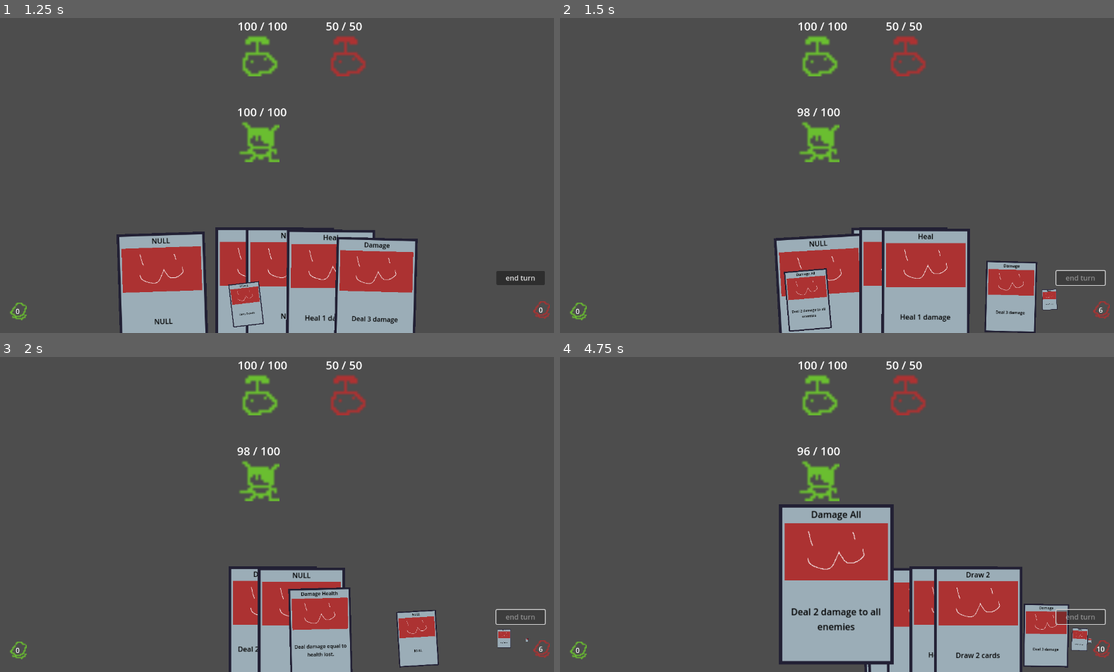
Above: before the commit, frames 1-4 (two rows, left to right).
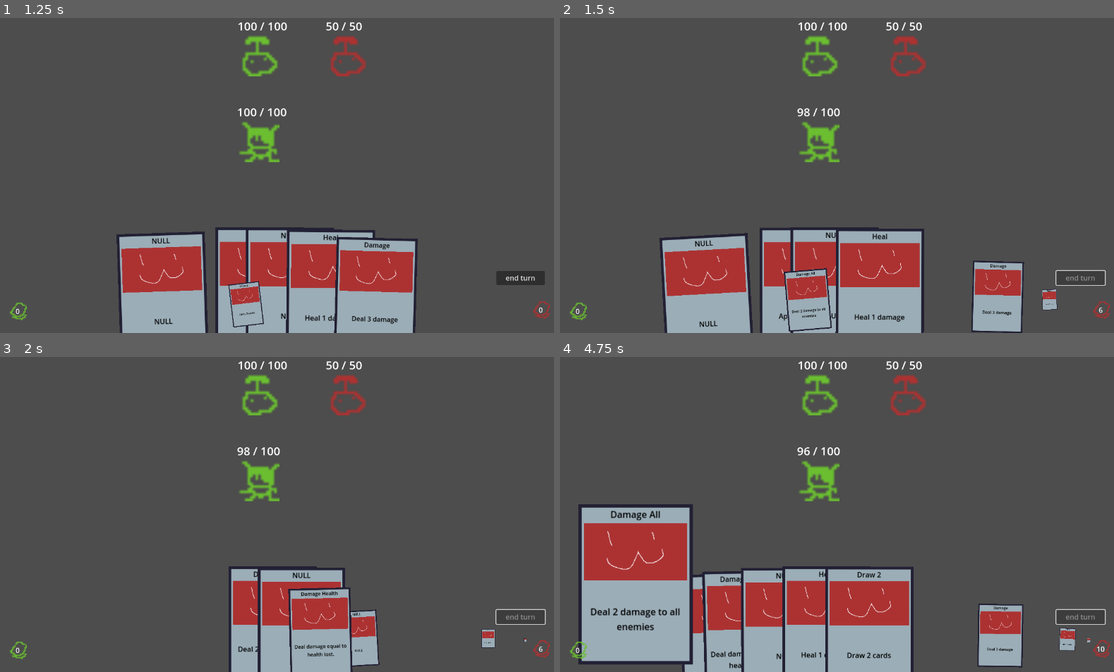
Above: after the commit, the same moments.

Repository: Saplings-Projects/1M_sub
Game: Godot game, scene res://#Scenes/TestingScene.tscn
The game is run twice, just before and just after one commit, with the same random seed, the same clock (stepped at 60 frames per second) and the same inputs.
Inputs (mouse positions are in pixels of both pictures, inside the frame that each line leads up to):
- Up to frame 1 (1.25 s): click (254, 288) at 0.52 s
- Up to frame 2 (1.5 s): click "end turn" at 1.25 s
- Up to frame 3 (2 s): no input
- Up to frame 4 (4.75 s): click "0" at 2 s; click "0" at 2.75 s; click (637, 649) at 3.52 s; click "end turn" at 4.25 s

Frame 1 is identical in both runs. In frame 2, 12% of the frame differs, in the area x 17-87%, y 66-100%; in frame 3, 2.4%; in frame 4, 32%, in the area x 3-97%, y 46-100%.

Commit message:
Naming cleanup. Fix weird movement with discarding state

Diff:
--- a/Cards/CardContainer.gd
+++ b/Cards/CardContainer.gd
@@ -166,9 +166,6 @@
 	# remove from hand and add to discard queue
 	cards_in_hand.remove_at(card_index)
 
-	 # force an update of the card positions so they are up to date with this new card
-	_update_card_positions()
-
 	_add_to_discard_queue(card)
 
 	on_card_counts_updated.emit()
@@ -208,7 +205,8 @@
 	_handle_discard_queue()
 
 
-# Final place where a card is discarded and removed from the world
+# Final place where a card is discarded
+# NOTE: a card is destroyed when the DISCARDING state is finished. See MoveState_Discarding
 func _handle_discard_queue() -> void:
 	if _discard_timer != null:
 		return
@@ -217,8 +215,9 @@
 	_cards_queued_for_discard.remove_at(0)
 
 	# Set desired position to the discard pile UI and then set state
-	card.get_card_movement_component().state_properties.desired_position = discard_pile_ui.global_position
-	card.get_card_movement_component().set_movement_state(Enums.CardMovementState.DISCARDING)
+	var movement: CardMovementComponent = card.get_card_movement_component()
+	movement.state_properties.desired_position = discard_pile_ui.global_position
+	movement.set_movement_state(Enums.CardMovementState.DISCARDING)
 
 	_discard_timer = get_tree().create_timer(card_discard_time)
 	await _discard_timer.timeout
@@ -334,15 +333,15 @@
 
 		# scale card's x value to a range of [-1, 1] from range of [0, viewport width]
 		var viewport_width: float = get_viewport_rect().size.x
-		var card_index_scaled: float = Helpers.convert_from_range(card.global_position.x, 0.0, viewport_width, -1.0, 1.0)
+		var card_x_scaled: float = Helpers.convert_from_range(card.global_position.x, 0.0, viewport_width, -1.0, 1.0)
 
 		# curve the cards in hand by finding the y value on a parabola
 		# y = ax^2 - a where a = max_hand_offset_y and x = x position scaled to a range of -1 to 1
-		card_y = (pow(card_index_scaled, 2.0) * max_hand_offset_y) - max_hand_offset_y
+		card_y = (pow(card_x_scaled, 2.0) * max_hand_offset_y) - max_hand_offset_y
 
 		# rotate cards on a cubic curve
 		# y = ax^3 where a = max_rotation and x = x position scaled to a range of -1 to 1
-		var rotation_amount: float = pow(card_index_scaled, 3) * max_rotation
+		var rotation_amount: float = pow(card_x_scaled, 3) * max_rotation
 
 		# set position and rotation
 		movement_component.state_properties.desired_position = Vector2(card_x, card_y)
